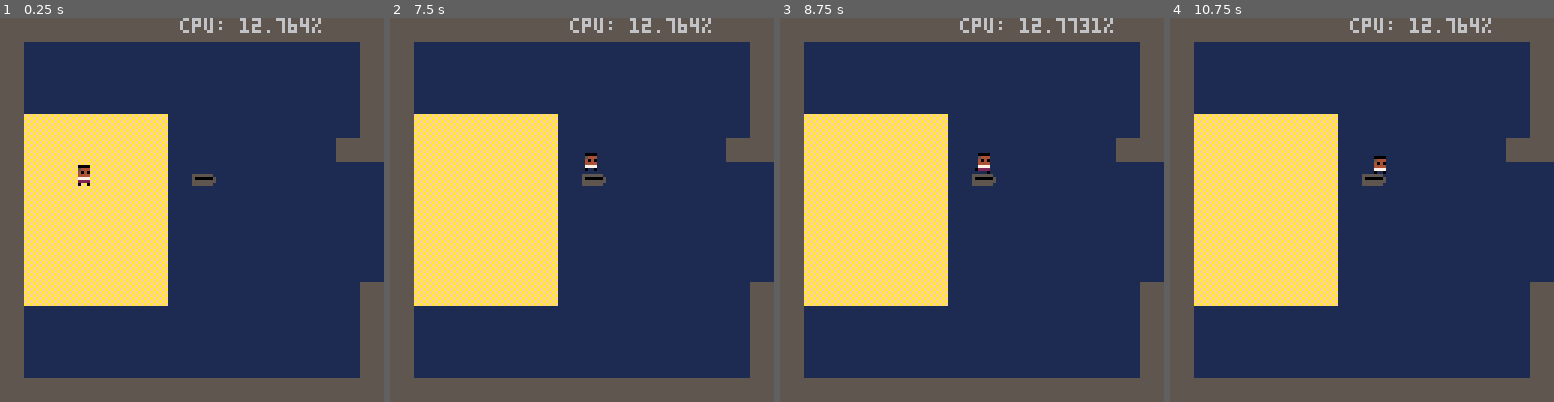
Above: before the commit, frames 1-4 (left to right).
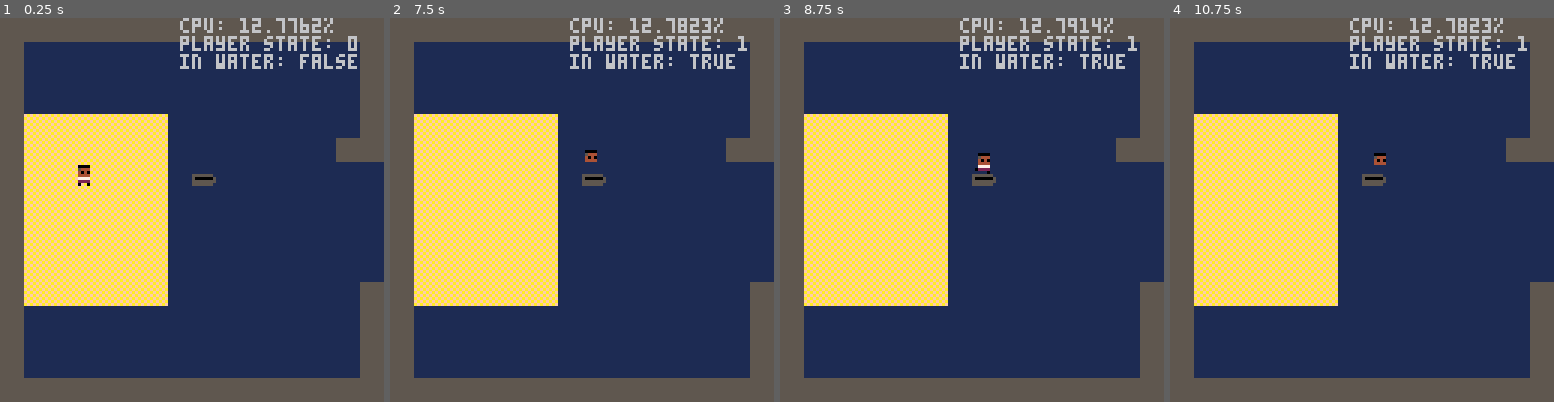
Above: after the commit, the same moments.

Repository: frojo/pico8
Game: PICO-8 cartridge carts/adventure.p8
Two runs of this game, one before a commit and one after it. Both use one fixed random seed, a clock stepped at 60 frames per second and the inputs below.
Inputs:
- Up to frame 1 (0.25 s): no input
- Up to frame 2 (7.5 s): tap X (X key) at 0.33, 1.07, 1.85, 2.97, 4.08, 5.2, 6.32, 7.43 s; tap O (Z key) at 0.7, 1.7, 2.1, 2.5, 2.9, 3.3, 3.7, 4.1, 4.5, 4.9, 5.3, 5.7, 6.1, 6.5, 6.9, 7.3 s; hold Right 1.6-2.1 s; hold Up 2.15-2.42 s; hold Right 2.47-3.03 s; hold Left 3.08-3.58 s; hold Down 3.63-3.97 s; hold Right 4.02-4.68 s; hold Up 4.73-5.03 s; hold Left 5.08-5.68 s; hold Down 5.73-6.03 s; hold Right 6.08-6.58 s; hold Right 6.63-7.13 s; hold Up 7.18-7.45 s
- Up to frame 3 (8.75 s): hold Right 7.5-8.07 s; tap O (Z key) at 7.7, 8.1, 8.5 s; hold Left 8.12-8.62 s; tap X (X key) at 8.55 s; hold Down from 8.67 s (still down)
- Up to frame 4 (10.75 s): tap O (Z key) every 0.4 s from 8.9 to 10.5 s; release Down at 9 s; hold Right 9.05-9.72 s; tap X (X key) at 9.67 s; hold Up 9.77-10.07 s; hold Left 10.12-10.72 s

The runs differ from the first frame. In frame 1, 1.6% of the frame differs, in the area x 46-93%, y 0-14%; in frame 2, 1.7%, in the area x 46-93%, y 0-40%; in frame 3, 1.5%; in frame 4, 1.7%.

Commit message:
initial swimming check

Diff:
--- a/carts/adventure.p8
+++ b/carts/adventure.p8
@@ -14,6 +14,15 @@
 	walls_spr_flag = 0
 	walls_map_offset = 16
 
+-- sprite flag notes
+-- blue means water
+-- green means land
+-- red means die-on-touch
+	-- sprite flags
+	water_sf = 4 -- blue
+	land_sf = 3 -- green
+	rocks_sf = 0 -- red
+
 	players = {}
 	add(players, init_player(1))
 
@@ -66,7 +75,10 @@
 	if debug then
 		print("               cpu: "..tostr(stat(1)*100).."%")
 		-- print("               sprite idx: "..tostr(curr_sprite_idx))
-		-- print("               player state: "..tostr(players[1].state))
+		print("               player state: "..tostr(players[1].state))
+		print("               in water: "..tostr(in_water))
+		-- print("               cellx: "..tostr(cellx))
+		-- print("               celly: "..tostr(celly))
 		-- print("               player x: "..tostr(players[1].x))
 		-- print("               player y: "..tostr(players[1].y))
 		-- print("               tried move?: "..tostr(tried_to_move))
@@ -99,16 +111,37 @@
 	return player
 end
 
+
+-- converts from world coords to map cell
+function world_to_map_cell(x, y)
+	return x / 8, y / 8
+end
+
 function update_player(player)
+	-- check if swimming or standing
+	-- todo
+	if player.state == 0 or player.state == 1 then
+		local cellx, celly = world_to_map_cell(player.x, player.y)
+		-- check if in water
+		if fget(mget(cellx, celly), water_sf) then
+			in_water = true
+			player.state = 1
+		else
+			in_water = false
+			player.state = 0
+		end
+	end
+
+
 	rotate_player(player)
 	move_player(player)
 end
 
 function move_player(player)
-	-- pedestrian controls/movement
 	-- different indexing conventions are fun
 	local pnum = player.num - 1
-	if player.state == 0 then
+
+	if player.state == 0 or player.state == 1 then
 		-- TODO lol
 		player.dx = 0
 		player.dy = 0
@@ -300,9 +333,39 @@
 
 end
 
+function draw_player_swimming(player)
+	-- player sprite is drawn on lblue bg
+	palt(0, false)
+	palt(12, true)
+	-- idle animation
+	if player.dx == 0 and player.dy == 0 then
+		if (t % 90) < 45 then
+			spr(36, player.x, player.y)
+		else
+			spr(36, player.x, player.y)
+		end
+
+	-- walking animation
+	-- todo: replace other animations logic with this way of doing it
+	else
+
+		local flipx = player.dx < 0
+		local frames_per_sprite = 4
+		local sprite_indices = {34, 35}
+		local num_sprites = #sprite_indices
+		local curr_sprite_idx = (t % (frames_per_sprite * num_sprites)) / frames_per_sprite
+		spr(sprite_indices[flr(curr_sprite_idx)+1], player.x, player.y, 1, 1, flipx)
+	end
+	-- reset palette
+	palt()
+end
+
+
 function draw_player(player)
 	if player.state == 0 then
 		draw_player_pedestrian(player)
+	elseif player.state == 1 then
+		draw_player_swimming(player)
 	-- player is sailing
 	elseif player.state == 3 then
 		-- the boat sprites just happen to be in the beginning of
@@ -392,24 +455,24 @@
 1111111155555555afafafaf00000000000000000000000000000000000000000000000000000000000000000000000000000000000000000000000000000000
 1111111155555555fafafafa00000000000000000000000000000000000000000000000000000000000000000000000000000000000000000000000000000000
 1111111155555555afafafaf00000000000000000000000000000000000000000000000000000000000000000000000000000000000000000000000000000000
-cccccccccccccccccccccccccccccccccccccccccccccccccccccccccccccccc0000000000000000000000000000000000000000000000000000000000000000
-cc0000cccccccccccc0000cccc0000cccccccccccccccccccccccccccccccccc0000000000000000000000000000000000000000000000000000000000000000
-cc5444cccc0000cccc5444cccc5444cccccccccccccccccc4444444ccccccccc0000000000000000000000000000000000000000000000000000000000000000
-cc4040cccc5444cccc4040cccc4040cccccccccccccccccc45555554cccccccc0000000000000000000000000000000000000000000000000000000000000000
-cc4444cccc4040cccc4444cccc4444cccccccccccccccccc4ffffff4cccccccc0000000000000000000000000000000000000000000000000000000000000000
-cc7777cccc4444cccc7777cccc7777cccccccccccccccccc44444444cccccccc0000000000000000000000000000000000000000000000000000000000000000
-cc2222cccc7777cccc22220cc02222cccccccccccccccccc4444444ccccccccc0000000000000000000000000000000000000000000000000000000000000000
-cc0cc0cccc0cc0cccc0cccccccccc0cccccccccccccccccccccccccccccccccc0000000000000000000000000000000000000000000000000000000000000000
-cccccccccccccccccccccccccccccccccccccccccccccccccc0000cccccccccccc0000cccccccccccc0000cc0000000000000000000000000000000000000000
-cccccccccccccccccccccccccccccccccccccccccccccccccc4445cccccccccccc4445cccccccccccc4445cc0000000000000000000000000000000000000000
-cccccccccccccccccccccccccccccccccccccccccccccccccc0404cccccccccccc0404cccccccccccc0404cc0000000000000000000000000000000000000000
-cccccccccccccccccccccccccccccccc5555555cccccccccc544445ccccccccccc4444cccccccccccc4444cc0000000000000000000000000000000000000000
-5555555ccccccccc5555555ccccccccc50000005cccccccc50777705cccccccc5577775ccccccccc5577775c0000000000000000000000000000000000000000
-50000005cccccccc5ffffff5cccccccc5ffffff5cccccccc5f2222f5cccccccc50222205cccccccc5f2222f50000000000000000000000000000000000000000
-55555555cccccccc55555555cccccccc55555555cccccccc55555555cccccccc55555555cccccccc555555550000000000000000000000000000000000000000
-5555555ccccccccc5555555ccccccccc5555555ccccccccc5555555ccccccccc5555555ccccccccc5555555c0000000000000000000000000000000000000000
+cccccccccccccccccccccccccccccccc1111111111111111cccccccccccccccc0000000000000000000000000000000000000000000000000000000000000000
+cc0000cccccccccccc0000cccc0000cc1100001111111111cccccccccccccccc0000000000000000000000000000000000000000000000000000000000000000
+cc5444cccc0000cccc5444cccc5444cc1154441111111111cccccccccccccccc0000000000000000000000000000000000000000000000000000000000000000
+cc4040cccc5444cccc4040cccc4040cc1140401111111111cccccccccccccccc0000000000000000000000000000000000000000000000000000000000000000
+cc4444cccc4040cccc4444cccc4444cc1144441111111111cccccccccccccccc0000000000000000000000000000000000000000000000000000000000000000
+cc7777cccc4444cccc7777cccc7777cc1111111111111111cccccccccccccccc0000000000000000000000000000000000000000000000000000000000000000
+cc2222cccc7777cccc22220cc02222cc1111111111111111cccccccccccccccc0000000000000000000000000000000000000000000000000000000000000000
+cc0cc0cccc0cc0cccc0cccccccccc0cc1111111111111111cccccccccccccccc0000000000000000000000000000000000000000000000000000000000000000
+cccccccccccccccccccccccccccccccccc0000cccccccccccccccccccccccccccccccccccccccccccccccccc0000000000000000000000000000000000000000
+cccccccccccccccccccccccccccccccccc4445cccccccccccccccccccccccccccccccccccccccccccccccccc0000000000000000000000000000000000000000
+cccccccccccccccccccccccccccccccccc0404cccccccccccccccccccccccccccccccccccccccccccccccccc0000000000000000000000000000000000000000
+cccccccccccccccccccccccccccccccccc4444cccccccccccccccccccccccccccccccccccccccccccccccccc0000000000000000000000000000000000000000
+5555555ccccccccccccccccccccccccc5577775ccccccccccccccccccccccccccccccccccccccccccccccccc0000000000000000000000000000000000000000
+50000005cccccccccccccccccccccccc50222205cccccccccccccccccccccccccccccccccccccccccccccccc0000000000000000000000000000000000000000
+55555555cccccccccccccccccccccccc55555555cccccccccccccccccccccccccccccccccccccccccccccccc0000000000000000000000000000000000000000
+5555555ccccccccccccccccccccccccc5555555ccccccccccccccccccccccccccccccccccccccccccccccccc0000000000000000000000000000000000000000
 __gff__
-0000000000000004080108000000000000010000000000000000000000000000000000000000000000000000000000000000000000000000000000000000000000000000000000000000000000000000000000000000000000000000000000000000000000000000000000000000000000000000000000000000000000000000
+0000000000000004080108000000000010010800000000000000000000000000000000000000000000000000000000000000000000000000000000000000000000000000000000000000000000000000000000000000000000000000000000000000000000000000000000000000000000000000000000000000000000000000
 0000000000000000000000000000000000000000000000000000000000000000000000000000000000000000000000000000000000000000000000000000000000000000000000000000000000000000000000000000000000000000000000000000000000000000000000000000000000000000000000000000000000000000
 __map__
 1111111111111111111111111111111100000000000000000000000000000000000000000000000000000000000000000000000000000000000000000000000000000000000000000000000000000000000000000000000000000000000000000000000000000000000000000000000000000000000000000000000000000000
